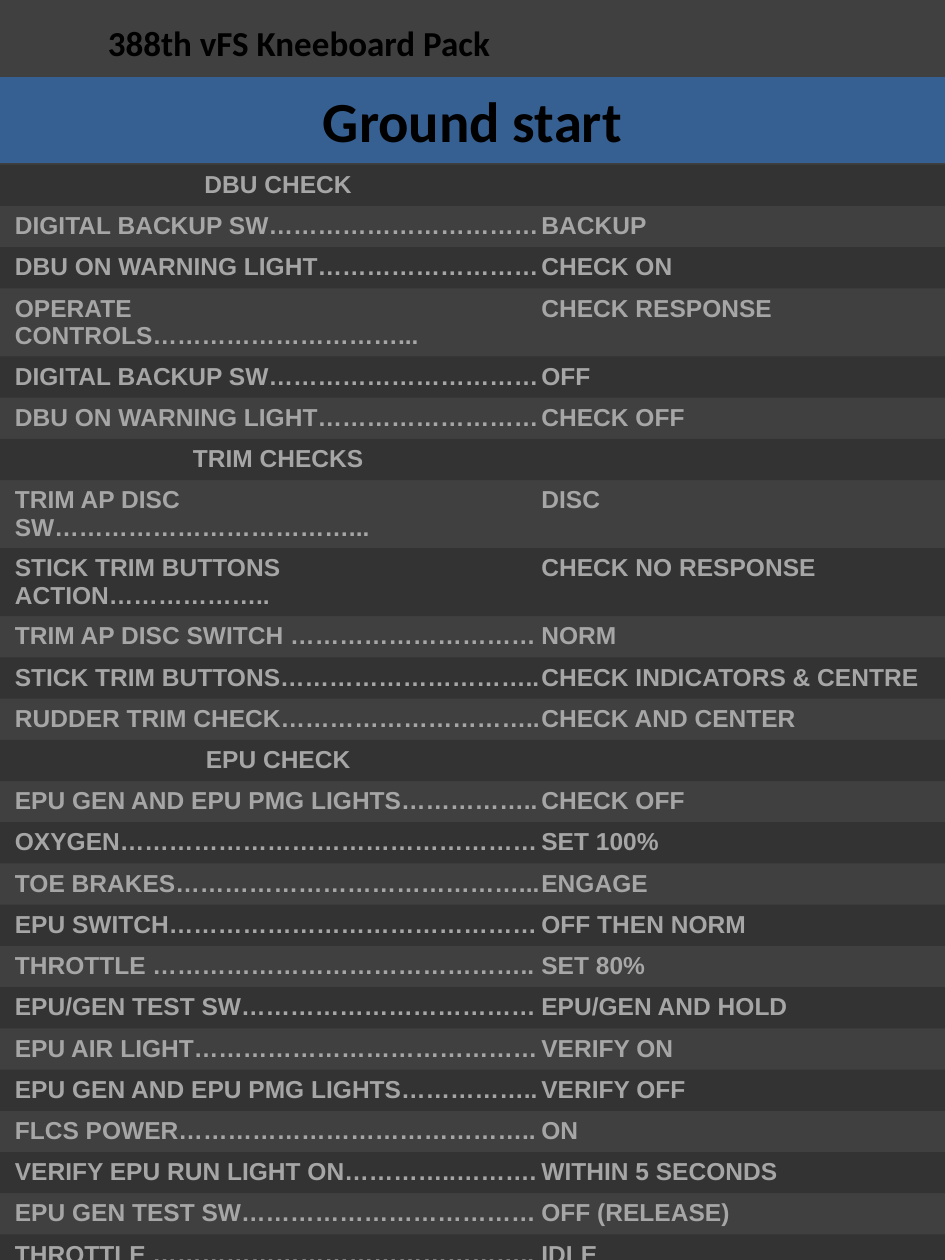
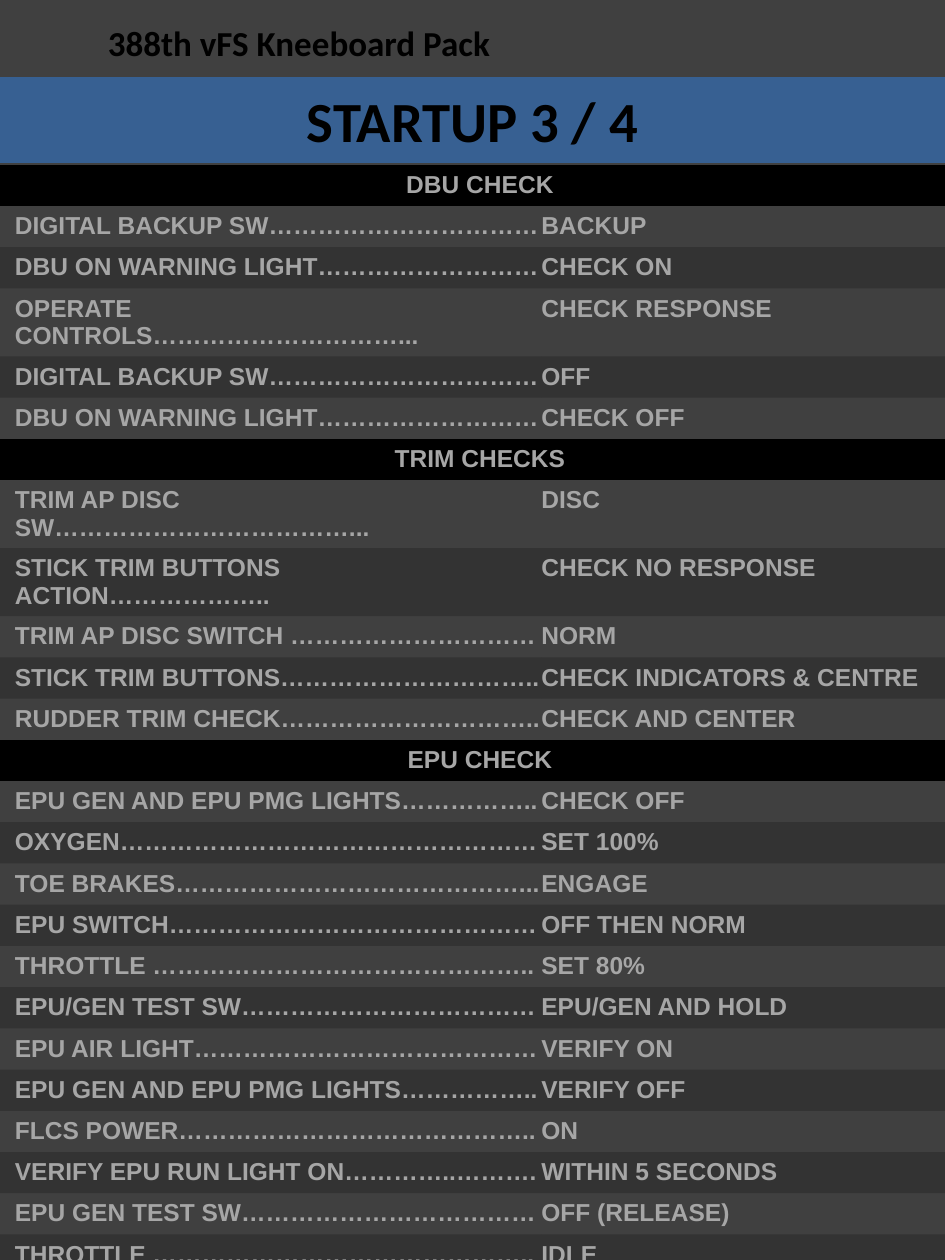
Before and after one commit to 132nd-vWing/132-TRP-388, a slide deck: slide 8 of Kneeboard Pack/388 Kneeboard Pack.pptx (slide 7 before the commit). Drawn at 945x1260 pixels with LibreOffice and Linux fonts; fonts in the diff are those of the drawing; background and template pictures are left out. Boxes give left, top, right and bottom in pixels: in the first picture for what was removed or moved away, otherwise in the second. Text is boxed around its words. In the diff, an @@ line names an element or a change of style, - is before the commit and + after.

```diff
--- a/Kneeboard Pack/388 Kneeboard Pack.pptx
+++ b/Kneeboard Pack/388 Kneeboard Pack.pptx
@@ title at (x1=307, y1=105, x2=638, y2=143): text changed @@
-Ground start
+STARTUP 3 / 4
@@ table at (x1=0, y1=165, x2=945, y2=1260) @@
@@ fill #000000 at 20% opacity to #000000 in 3 cells @@
```
Also in this commit, not shown: 28 other slides changed, 4 slides added, 1 slide removed, 2 other files.
